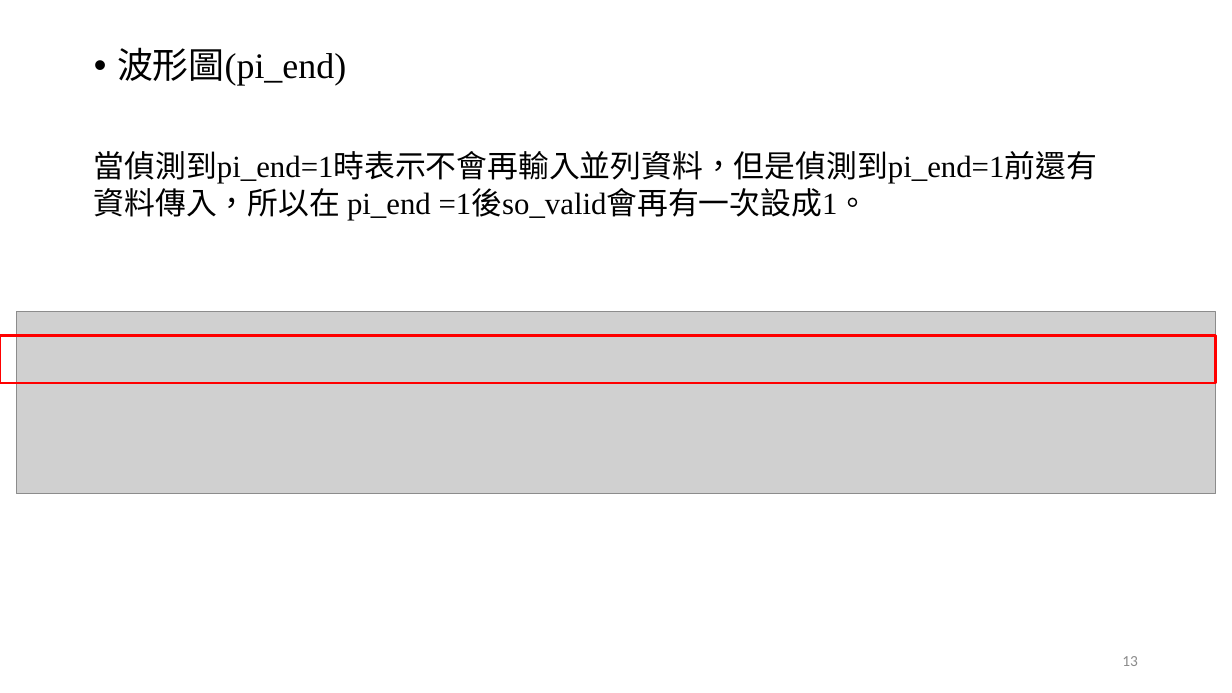
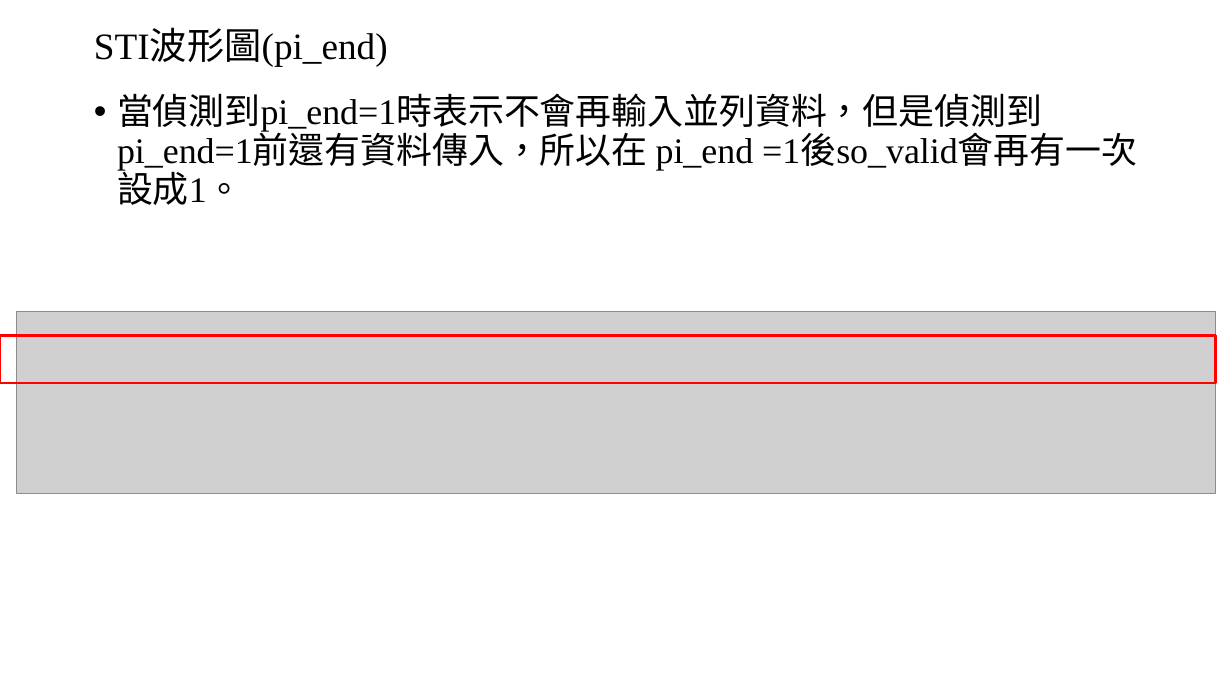
Before and after one commit to Chi-Yung/Chi-Yung, a slide deck: slide 14 of 報告.pptx. Drawn at 1232x693 pixels with LibreOffice and Linux fonts; fonts in the diff are those of the drawing; grey boxes stand for pictures. Boxes give left, top, right and bottom in pixels: in the first picture for what was removed or moved away, otherwise in the second. Text is boxed around its words. In the diff, an @@ line names an element or a change of style, - is before the commit and + after.

```diff
--- a/報告.pptx
+++ b/報告.pptx
@@ title added at [94, 30, 388, 66], 29 pt, text #000000 @@
+STI波形圖(pi_end)
@@ text removed at [117, 47, 346, 86] @@
-• 波形圖(pi_end)
@@ text "當偵測到pi_end=1時表示不會再輸入並列資料，但是偵測到pi_end=1前還有資料傳入，所以在 pi_end =1後 ...": place and size @@
-text "當偵測到pi_end=1時表示不會再輸入並列資料，但是偵測到pi_end=1前還有資料傳入，所以在 pi_end =1後 ..." at [94, 151, 1097, 220]
+text "當偵測到pi_end=1時表示不會再輸入並列資料，但是偵測到pi_end=1前還有資料傳入，所以在 pi_end =1後 ..." at [117, 93, 1137, 205]
@@ text "當偵測到pi_end=1時表示不會再輸入並列資料，但是偵測到pi_end=1前還有資料傳入，所以在 pi_end =1後 ..." at [117, 93, 1137, 205]: size 24 to 28 pt; bullet none to •; line spacing 1 to 0.9; more space between paragraphs @@
@@ page number removed at [1122, 656, 1138, 666] @@
-13
```
Also in this commit, not shown: 9 other slides changed, 5 slides added, 3 slides removed.
